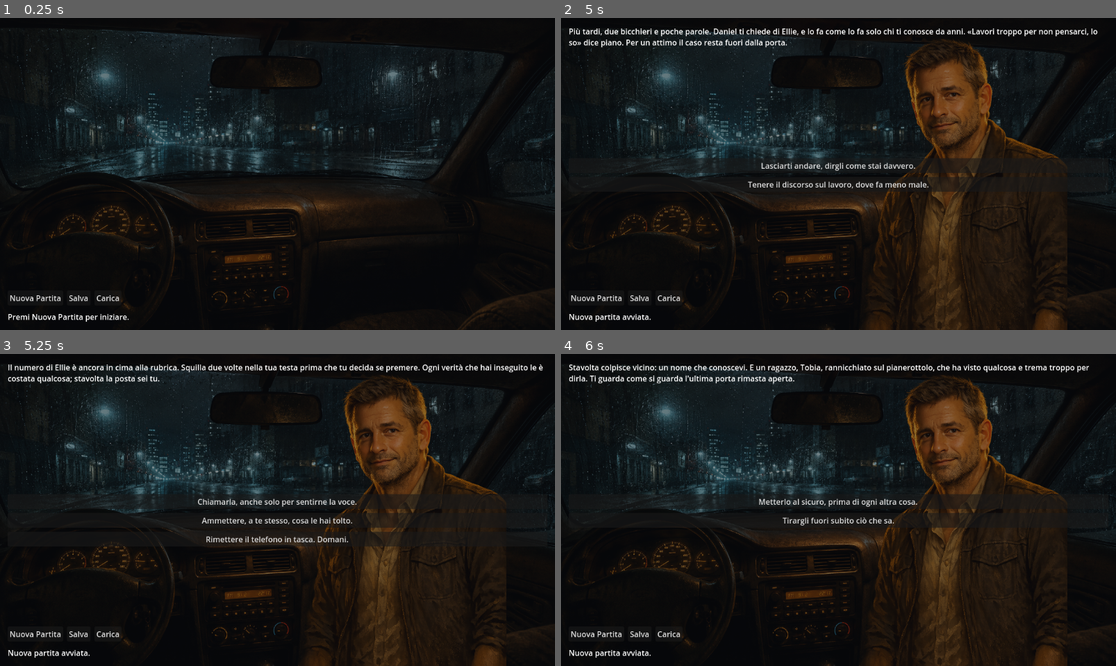
Above: before the commit, frames 1-4 (two rows, left to right).
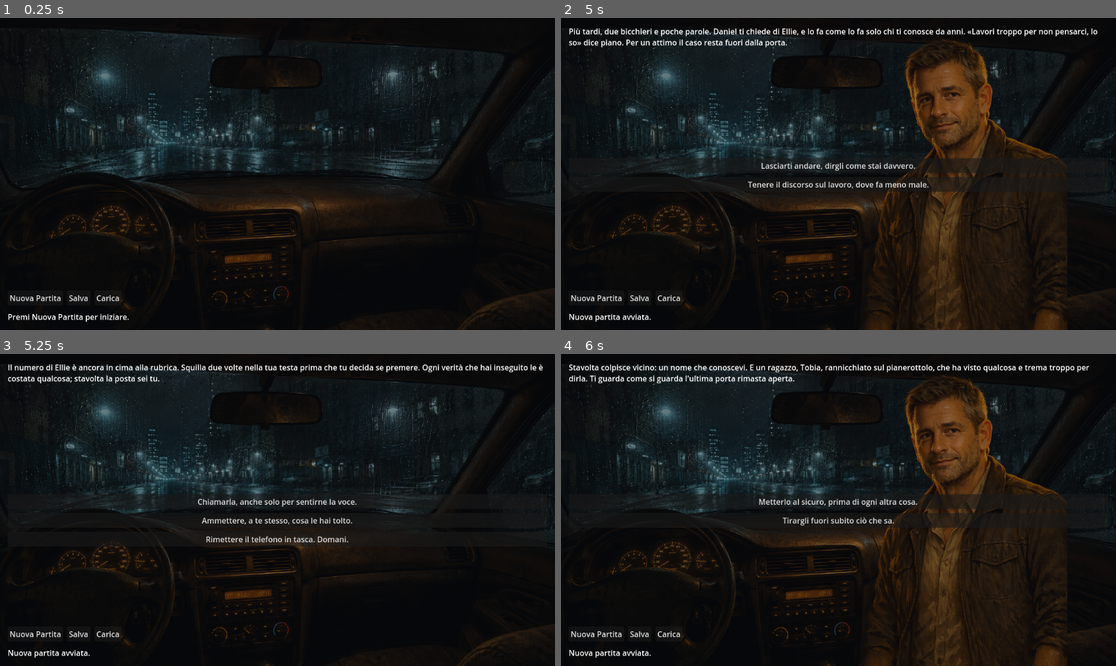
Above: after the commit, the same moments.

Repository: torsifranci2006-ship-it/gioco-test
Game: Godot game, scene res://scenes/main.tscn
The game is run twice, just before and just after one commit, with the same random seed, the same clock (stepped at 60 frames per second) and the same inputs.
Inputs:
- Up to frame 1 (0.25 s): no input
- Up to frame 2 (5 s): click "Nuova Partita" at 0.5 s; click "Lasciare che sia il suo istin…" at 1.25 s; click "Capire cosa cerca davvero Vei…" at 2 s; click "Concederle un margine di fidu…" at 2.75 s; click "Andare dritto a ciò che si pu…" at 3.5 s; click "Fermarti su ciò che non quadr…" at 4.25 s
- Up to frame 3 (5.25 s): click "Lasciarti andare, dirgli come…" at 5 s
- Up to frame 4 (6 s): click "Chiamarla, anche solo per sen…" at 5.75 s

Frames 1-2 are identical in both runs. In frame 3, 12% of the frame differs, in the area x 54-92%, y 6-100%; in frame 4, nothing differs.

Commit message:
Aggiunge metadata visuali data-driven per Atto 1
Co-Authored-By: Claude Opus 4.8 (1M context) <noreply@anthropic.com>

Diff:
--- a/data/story/atto1/a1_s01.json
+++ b/data/story/atto1/a1_s01.json
@@ -3,6 +3,7 @@
   "id": "a1_s01",
   "titolo": "Prologo",
   "atto": "atto1",
+  "visual": { "background": "bg_esterno_crimine_notte", "portrait": "char_daniel_caldo" },
   "precondizioni": null,
   "testo": [
     { "contenuto": "Pioggia sottile, di quelle che non lavano via niente. Il corpo è contro la saracinesca, le luci blu …(199 unchanged characters)…
--- a/data/story/atto1/a1_s02.json
+++ b/data/story/atto1/a1_s02.json
@@ -3,6 +3,7 @@
   "id": "a1_s02",
   "titolo": "Commissariato",
   "atto": "atto1",
+  "visual": { "background": "bg_commissariato", "portrait": "char_daniel_caldo" },
   "precondizioni": null,
   "testo": [
     { "contenuto": "In sala riunioni il caso ha già un numero e troppe poche risposte. Mara, dal laboratorio, ti passa le prime foto; sulla porta Veil, degli Affari Interni, resta appoggiata allo stipite come se aspettasse un tuo errore.", "condizione": null }
--- a/data/story/atto1/a1_s03.json
+++ b/data/story/atto1/a1_s03.json
@@ -3,6 +3,7 @@
   "id": "a1_s03",
   "titolo": "Secondo delitto",
   "atto": "atto1",
+  "visual": { "background": "bg_esterno_crimine_notte", "portrait": "char_daniel_caldo" },
   "precondizioni": null,
   "testo": [
     { "contenuto": "Un secondo morto, dall'altra parte della città. Niente che leghi i due, a parte la pioggia. Si parla di conti, di soldi spariti. Daniel intanto si muove nella stanza come se la conoscesse: «Qui niente telecamere» dice, indicando l'unico angolo cieco.", "condizione": null }
--- a/data/story/atto1/a1_s04.json
+++ b/data/story/atto1/a1_s04.json
@@ -3,6 +3,7 @@
   "id": "a1_s04",
   "titolo": "Obitorio",
   "atto": "atto1",
+  "visual": { "background": "bg_obitorio", "portrait": "char_mara" },
   "precondizioni": { "personaggio": { "id": "mara", "stato": "normale" } },
   "testo": [
     { "contenuto": "L'obitorio è freddo e ordinato, come piace a Mara. «Stesso taglio, stessa mano ferma» dice senza guardarti. «Chi l'ha fatto sapeva dove. E non aveva fretta.»", "condizione": null }
--- a/data/story/atto1/a1_s05.json
+++ b/data/story/atto1/a1_s05.json
@@ -3,6 +3,7 @@
   "id": "a1_s05",
   "titolo": "Affari Interni",
   "atto": "atto1",
+  "visual": { "background": "bg_incontro_veil", "portrait": "char_veil" },
   "precondizioni": { "personaggio": { "id": "veil", "stato": "normale" } },
   "testo": [
     { "contenuto": "Veil ti aspetta dove non ci sono orecchie. «Non sto indagando su di te» dice. «Ancora. Ma queste storie, detective, di solito marciscono dall'interno.» Sorride, e non capisci se è un avvertimento o un'esca.", "condizione": null }
--- a/data/story/atto1/a1_s06.json
+++ b/data/story/atto1/a1_s06.json
@@ -3,6 +3,7 @@
   "id": "a1_s06",
   "titolo": "Momento con Daniel",
   "atto": "atto1",
+  "visual": { "background": "bg_bar_privato", "portrait": "char_daniel_caldo" },
   "precondizioni": null,
   "testo": [
     { "contenuto": "Più tardi, due bicchieri e poche parole. Daniel ti chiede di Ellie, e lo fa come lo fa solo chi ti conosce da anni. «Lavori troppo per non pensarci, lo so» dice piano. Per un attimo il caso resta fuori dalla porta.", "condizione": null }
--- a/data/story/atto1/a1_s07.json
+++ b/data/story/atto1/a1_s07.json
@@ -3,6 +3,7 @@
   "id": "a1_s07",
   "titolo": "Ellie",
   "atto": "atto1",
+  "visual": { "background": "bg_bar_privato", "portrait": null },
   "precondizioni": null,
   "testo": [
     { "contenuto": "Il numero di Ellie è ancora in cima alla rubrica. Squilla due volte nella tua testa prima che tu decida se premere. Ogni verità che hai inseguito le è costata qualcosa; stavolta la posta sei tu.", "condizione": null }
--- a/data/story/atto1/a1_s08.json
+++ b/data/story/atto1/a1_s08.json
@@ -3,6 +3,7 @@
   "id": "a1_s08",
   "titolo": "Chiusura Atto 1",
   "atto": "atto1",
+  "visual": { "background": "bg_tobia_rifugio", "portrait": "char_tobia" },
   "precondizioni": null,
   "testo": [
     { "contenuto": "Stavolta colpisce vicino: un nome che conoscevi. E un ragazzo, Tobia, rannicchiato sul pianerottolo, che ha visto qualcosa e trema troppo per dirla. Ti guarda come si guarda l'ultima porta rimasta aperta.", "condizione": null }
--- a/schemas/scene.schema.json
+++ b/schemas/scene.schema.json
@@ -62,6 +62,15 @@
     "prossima_default": {
       "description": "Per scene senza scelte: scena successiva automatica.",
       "type": ["string", "null"]
+    },
+    "visual": {
+      "description": "Metadati di presentazione per la UI (opzionale). Assente/null = fallback UI.",
+      "type": "object",
+      "additionalProperties": false,
+      "properties": {
+        "background": { "type": ["string", "null"] },
+        "portrait": { "type": ["string", "null"] }
+      }
     }
   }
 }
--- a/src/models/scene.gd
+++ b/src/models/scene.gd
@@ -12,6 +12,7 @@
 var on_enter: Dictionary = {}        ## DSL Effetto applicato all'ingresso
 var scelte: Array[Choice] = []
 var prossima_default: String = ""
+var visual: Dictionary = {}          ## metadati di presentazione UI (background/portrait); vuoto = nessuno
 
 ## Costruisce dal dizionario JSON grezzo.
 static func from_dict(data: Dictionary) -> StoryScene:
@@ -30,4 +31,6 @@
 		s.scelte.append(Choice.from_dict(cd))
 	var pd = data.get("prossima_default")
 	s.prossima_default = pd if pd is String else ""
+	var v = data.get("visual")
+	s.visual = v if v is Dictionary else {}
 	return s
--- a/src/ui/main.gd
+++ b/src/ui/main.gd
@@ -7,6 +7,24 @@
 const BG_PATH := "res://assets/backgrounds/bg_auto_notte.png"
 const DANIEL_CALDO := "res://assets/characters/daniel/char_daniel_caldo.png"
 const DANIEL_FREDDO := "res://assets/characters/daniel/char_daniel_freddo.png"
+
+## Mappe asset visuali: nome logico (dal campo "visual" delle scene) -> percorso res://.
+## NB: molti valori sono FALLBACK temporanei agli unici asset finora prodotti.
+const BG_MAP := {
+	"bg_esterno_crimine_notte": "res://assets/backgrounds/bg_auto_notte.png",
+	"bg_commissariato": "res://assets/backgrounds/bg_auto_notte.png",
+	"bg_obitorio": "res://assets/backgrounds/bg_auto_notte.png",
+	"bg_incontro_veil": "res://assets/backgrounds/bg_auto_notte.png",
+	"bg_bar_privato": "res://assets/backgrounds/bg_auto_notte.png",
+	"bg_tobia_rifugio": "res://assets/backgrounds/bg_auto_notte.png",
+}
+const PORTRAIT_MAP := {
+	"char_daniel_caldo": "res://assets/characters/daniel/char_daniel_caldo.png",
+	"char_daniel_freddo": "res://assets/characters/daniel/char_daniel_freddo.png",
+	"char_mara": "res://assets/characters/daniel/char_daniel_caldo.png",
+	"char_veil": "res://assets/characters/daniel/char_daniel_caldo.png",
+	"char_tobia": "res://assets/characters/daniel/char_daniel_caldo.png",
+}
 
 @onready var _scene_text: RichTextLabel = $Margin/Root/SceneText
 @onready var _choices: VBoxContainer = $Margin/Root/ChoicesScroll/Choices
@@ -64,10 +82,9 @@
 
 # --- Reazione ai segnali del Core ---
 
-func _on_scene_changed(scene_id: String) -> void:
+func _on_scene_changed(_scene_id: String) -> void:
 	_ending_panel.visible = false
-	_character.visible = true
-	_update_portrait(scene_id)
+	_apply_visual(Game.current_scene())
 	_render_current()
 
 func _on_game_ended(_ending_id: String) -> void:
@@ -142,15 +159,47 @@
 	if tex != null:
 		_character.texture = tex
 
-func _update_portrait(scene_id: String) -> void:
+## Applica i metadati visuali della scena (campo "visual"). Il metadata PREVALE sempre;
+## in sua assenza si usa il fallback (bg_auto_notte + ritratto secondo la regola Atto 3).
+func _apply_visual(scene: StoryScene) -> void:
+	if scene == null:
+		_character.visible = false
+		return
+	var visual: Dictionary = scene.visual
+	if visual.is_empty():
+		# Scene senza metadata (per ora Atti 2-3): fallback completo.
+		var bg := _try_load(BG_PATH)
+		if bg != null:
+			_background.texture = bg
+		_set_portrait_fallback(scene.id)
+		return
+	# Background: il metadata prevale; chiave assente/sconosciuta -> fallback bg_auto_notte.
+	var bg_tex := _try_load(BG_MAP.get(visual.get("background"), BG_PATH))
+	if bg_tex != null:
+		_background.texture = bg_tex
+	_apply_portrait(visual, scene.id)
+
+func _apply_portrait(visual: Dictionary, scene_id: String) -> void:
+	if not visual.has("portrait"):
+		_set_portrait_fallback(scene_id)   # scena con visual ma senza chiave portrait
+		return
+	var key = visual.get("portrait")
+	if key == null or key == "none" or key == "":
+		_character.visible = false          # nessun ritratto in questa scena
+		return
+	var tex := _try_load(PORTRAIT_MAP.get(key, DANIEL_CALDO))   # chiave sconosciuta -> caldo
+	if tex != null:
+		_character.texture = tex
+	_character.visible = true
+
+## Fallback ritratto per scene SENZA campo "visual".
+## REGOLA TEMPORANEA: Daniel "freddo" dalla rivelazione (a3_s03) in poi, altrimenti caldo.
+## Si applica SOLO in assenza di metadata; da rimuovere quando anche gli Atti 2-3
+## avranno il campo "visual". Il metadata, se presente, prevale sempre su questa regola.
+func _set_portrait_fallback(scene_id: String) -> void:
 	_set_portrait_freddo(_is_act3_reveal(scene_id))
-
-## REGOLA TEMPORANEA DELLO SLICE VISIVO.
-## Introduce conoscenza narrativa (id scena) nella UI, in deroga al principio
-## "nessuna logica narrativa qui". Da SOSTITUIRE in futuro con metadati visuali
-## nei JSON delle scene (es. un campo "ritratto"/"grading" per scena), cosi' la UI
-## non dovra' piu' interpretare gli id. Per ora: Daniel "freddo" dalla
-## rivelazione (a3_s03) in poi.
+	_character.visible = true
+
 func _is_act3_reveal(scene_id: String) -> bool:
 	var parts := scene_id.split("_")
 	if parts.size() != 2:
Not shown, changed: docs/ui.md
